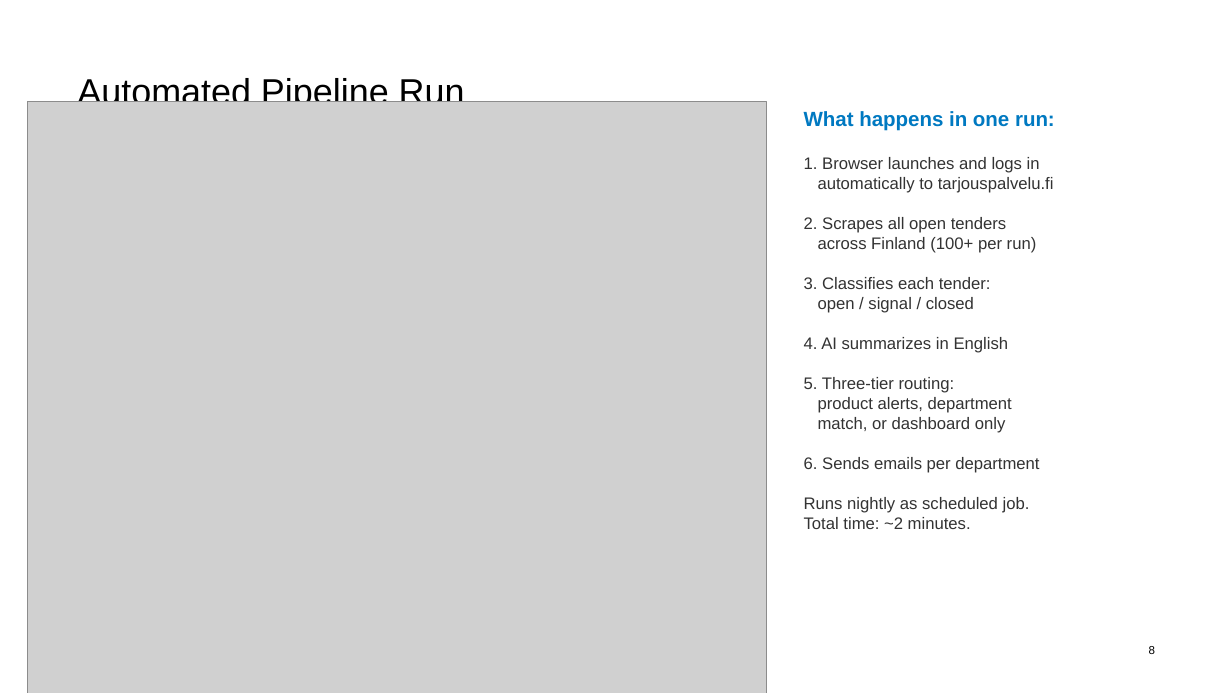
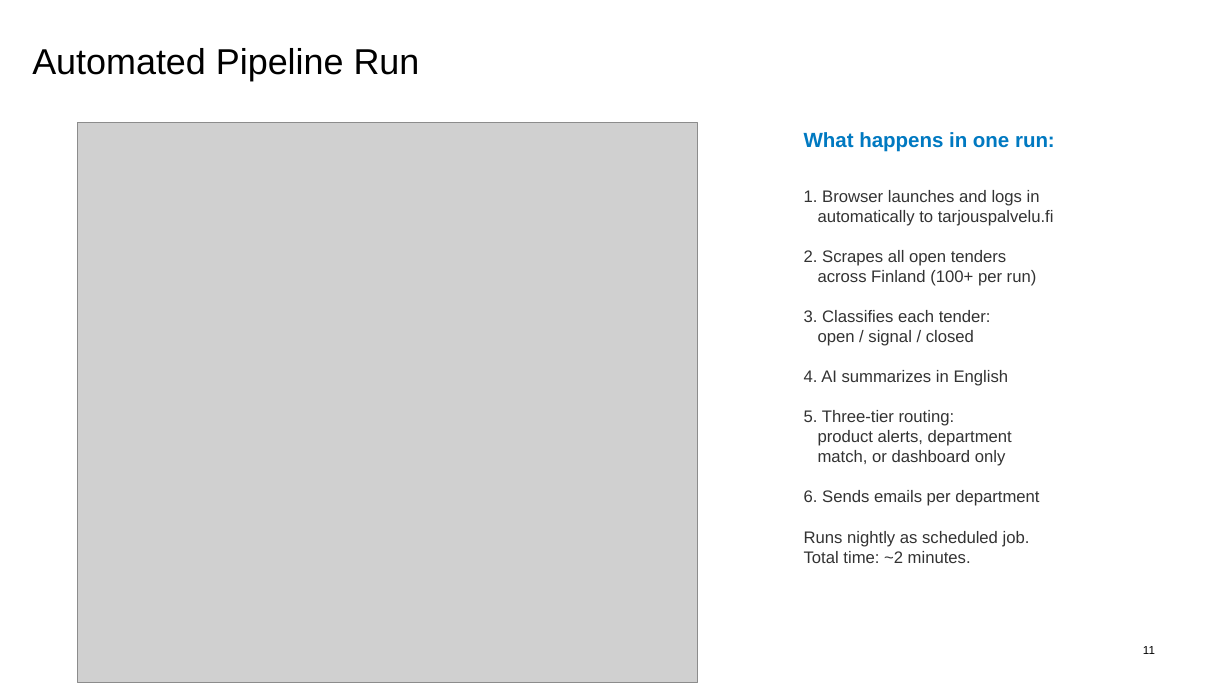
Before and after one commit to VillePajala/rfq-management, a slide deck: slide 11 of Tender_Intelligence_CGI.pptx (slide 8 before the commit). Drawn at 1232x693 pixels with LibreOffice and Linux fonts; fonts in the diff are those of the drawing; grey boxes stand for pictures. Boxes give left, top, right and bottom in pixels: in the first picture for what was removed or moved away, otherwise in the second. Text is boxed around its words. In the diff, an @@ line names an element or a change of style, - is before the commit and + after.

```diff
--- a/Tender_Intelligence_CGI.pptx
+++ b/Tender_Intelligence_CGI.pptx
@@ title "Automated Pipeline Run" rewrapped from <box>77,76,465,102</box> to <box>32,48,420,81</box> @@
@@ picture: place and size @@
-picture at <box>28,102,767,693</box>
+picture at <box>78,123,698,683</box>
@@ text "What happens in one run:": place and size @@
-text "What happens in one run:" at <box>804,111,1055,131</box>
+text "What happens in one run:" at <box>804,132,1055,152</box>
@@ text "1. Browser launches and logs ...": place and size @@
-text "1. Browser launches and logs ..." at <box>804,157,1054,529</box>
+text "1. Browser launches and logs ..." at <box>804,190,1054,563</box>
@@ page number at <box>1143,646,1155,654</box>: text changed @@
-8
+11
```
Also in this commit, not shown: 6 other slides changed, 3 slides added, 1 slide removed, 12 other files.
